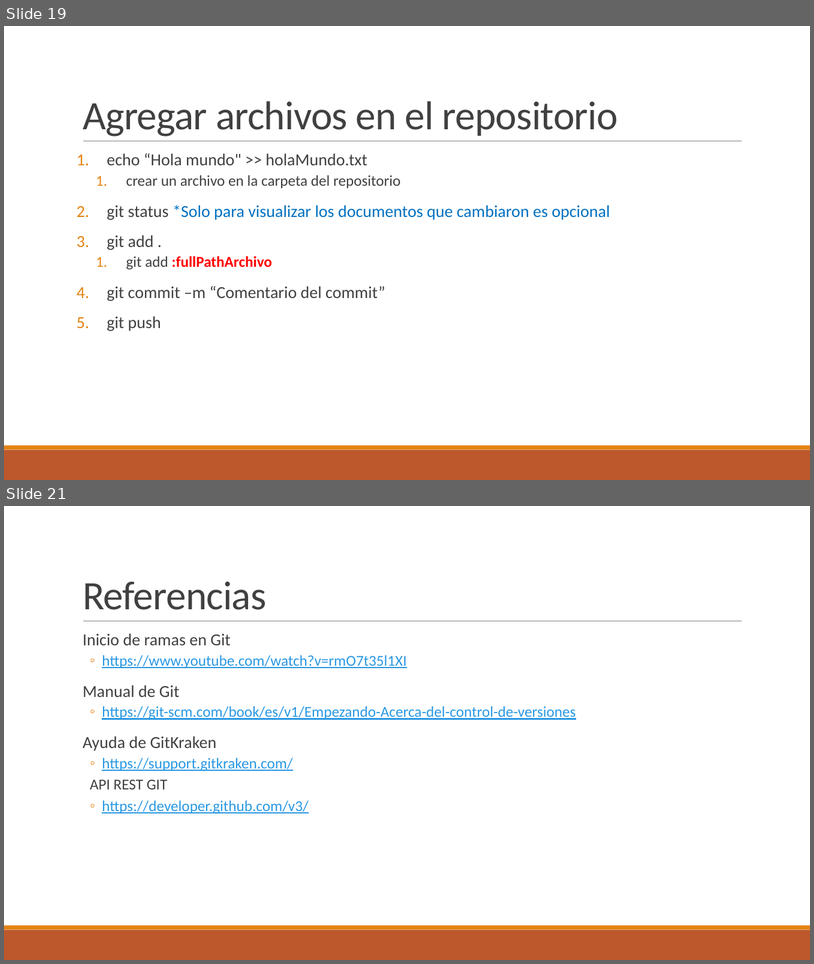
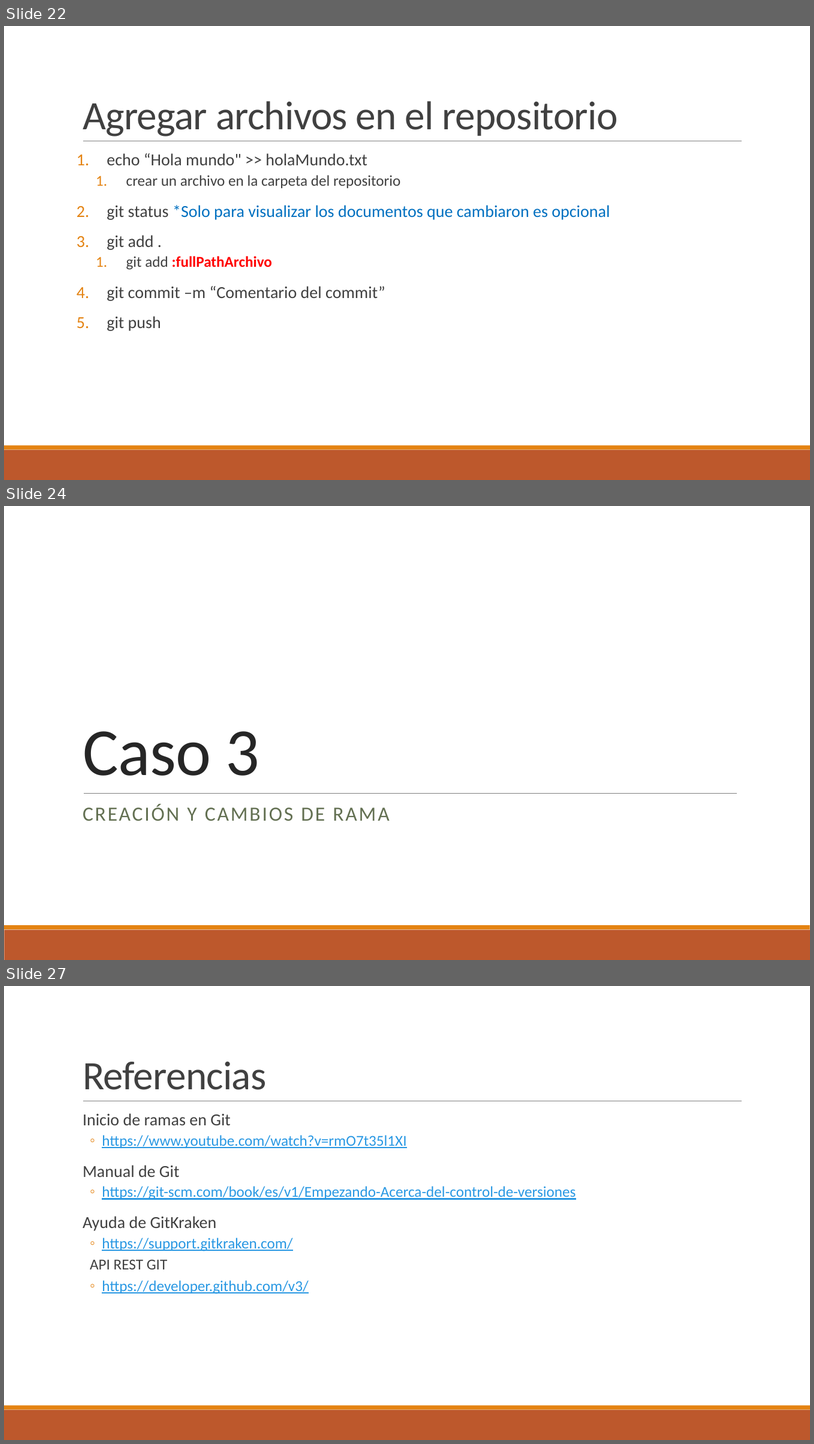
Before and after one commit to DuckHunter213/TutorialGit, a slide deck: Git.pptx. Shown one above the other, each under a label of ours: slides 19 and 21 before the commit, slides 22, 24 and 27 after it; the slides between them are not shown. The pictures are 814x964 and 814x1444 pixels, drawn with LibreOffice and Linux fonts; fonts in the diff are those of the drawing; background and template pictures are left out. Boxes give left, top, right and bottom in pixels: in the first picture for what was removed or moved away, otherwise in the second. Text is boxed around its words. In the diff, an @@ line names an element or a change of style, - is before the commit and + after.

Commit message:
Cambios para el inicio de la presentación

```diff
--- a/Git.pptx
+++ b/Git.pptx
@@ slide 24 added at bbox=[4, 506, 810, 960], background #FFFFFF; not listed: 2 template elements that a slide beside it also shows @@
@@ title added at bbox=[83, 731, 260, 775], 80 pt, text #262626 @@
+Caso 3
@@ line added from (84, 793) to (737, 793), #808080 0.5 pt @@
@@ text added at bbox=[83, 804, 389, 820], 24 pt, text #637052 @@
+CREACIÓN Y CAMBIOS DE RAMA
@@ what was slide 19 is now slide 22 @@
@@ what was slide 21 is now slide 27 @@
```
Also in this commit, not shown: 1 slide changed, 6 other slides added, 1 slide removed, 6 other files.
